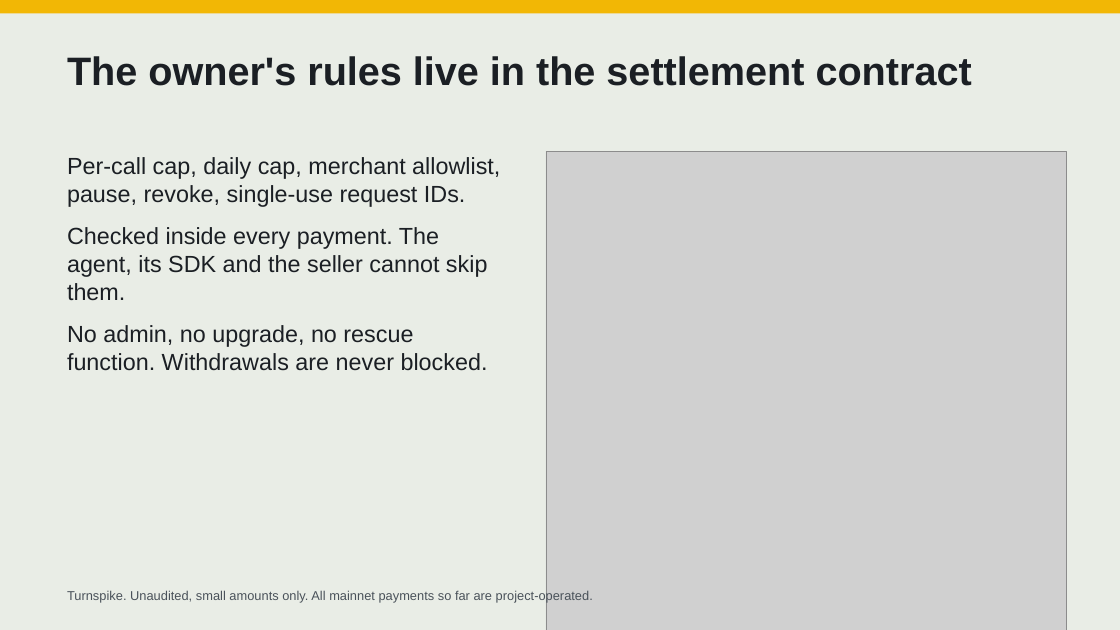
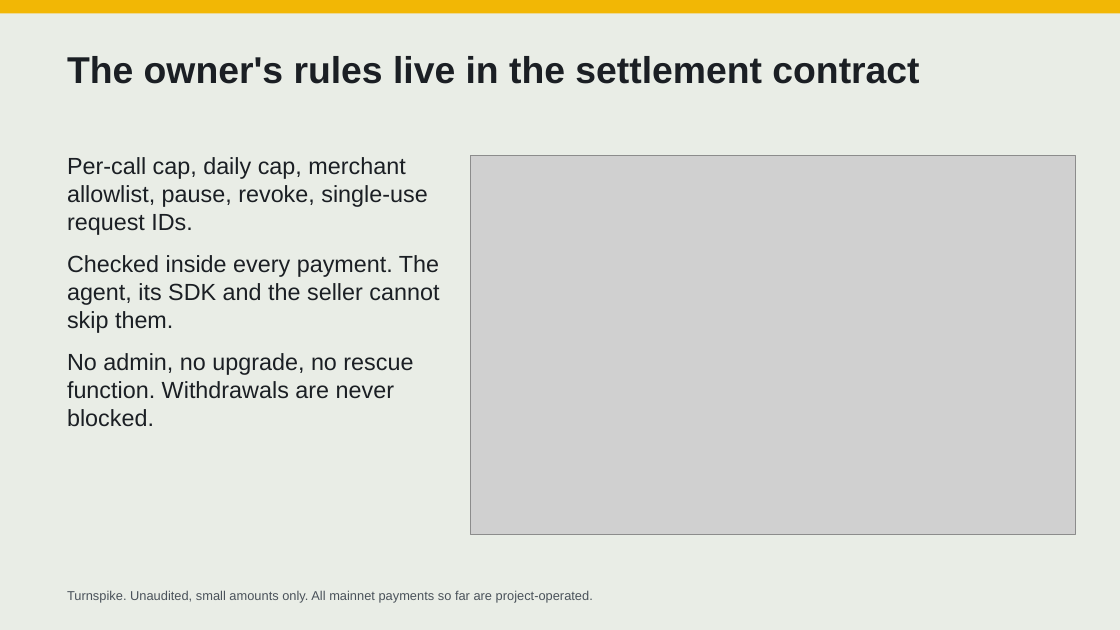
Before and after one commit to ometere123/Turnspike, a slide deck: slide 3 of docs/submission/presentation/Turnspike-presentation.pptx. Drawn at 1120x630 pixels with LibreOffice and Linux fonts; fonts in the diff are those of the drawing; grey boxes stand for pictures. Boxes give left, top, right and bottom in pixels: in the first picture for what was removed or moved away, otherwise in the second. Text is boxed around its words. In the diff, an @@ line names an element or a change of style, - is before the commit and + after.

```diff
--- a/docs/submission/presentation/Turnspike-presentation.pptx
+++ b/docs/submission/presentation/Turnspike-presentation.pptx
@@ text "The owner's rules live in ..." at (67, 56, 919, 84): size 34 to 32 pt @@
@@ text "Per-call cap, daily cap, merchant ..." rewrapped from (67, 157, 500, 371) to (67, 157, 439, 427) @@
@@ picture: place and size @@
-picture at (546, 151, 1067, 630)
+picture at (471, 155, 1075, 535)
```
Also in this commit, not shown: 7 other slides changed, 1 slide added, 35 other files.
